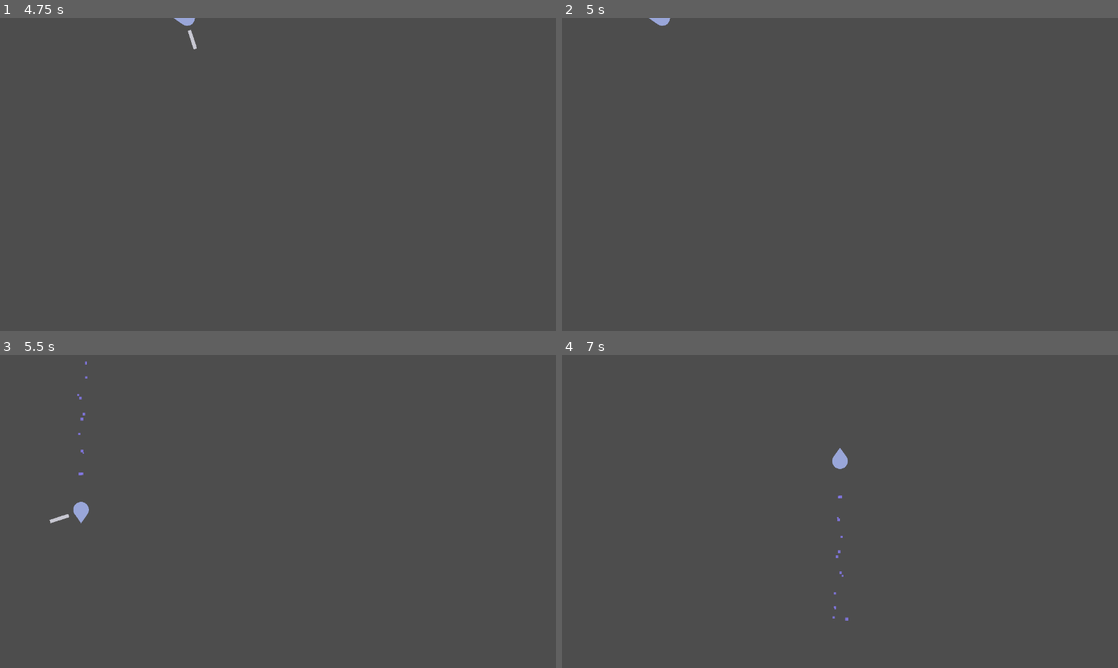
Above: before the commit, frames 1-4 (two rows, left to right).
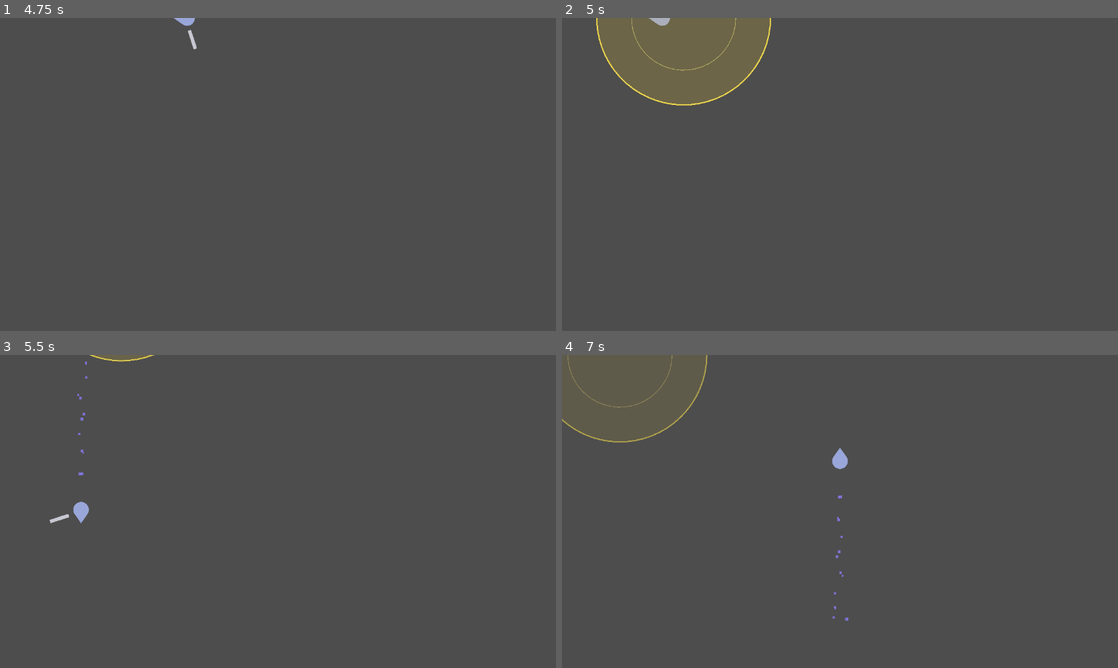
Above: after the commit, the same moments.

Repository: Wowo10/Mobber
Game: Godot game, scene res://scenes/entities/player.tscn
The game is run twice, just before and just after one commit, with the same random seed, the same clock (stepped at 60 frames per second) and the same inputs. This scene is started directly instead of the project's main scene.
Inputs:
- Up to frame 1 (4.75 s): tap Enter at 0.5 s; hold D (move_right) 0.53-1.28 s; tap Space (attack) at 0.6, 1.55, 2.1, 2.75, 3.05, 3.6, 4.55 s; tap Shift (dash) at 0.8, 1.35, 2.3, 2.85, 3.8, 4.35 s; hold S (move_down) 1.28-2.03 s; hold D (move_right) 2.03-2.78 s; hold W (move_up) 2.78-3.53 s; hold A (move_left) from 3.53 s (still down); tap 1 (skill1) at 4.15 s
- Up to frame 2 (5 s): keep holding A (move_left); tap 2 (skill2) at 4.9 s
- Up to frame 3 (5.5 s): release A (move_left) at 5.03 s; hold S (move_down) from 5.03 s (still down); tap Space (attack) at 5.1 s; tap Shift (dash) at 5.3 s
- Up to frame 4 (7 s): release S (move_down) at 5.78 s; hold D (move_right) 5.78-6.53 s; tap Shift (dash) at 5.85, 6.8 s; tap Space (attack) at 6.05, 6.6 s; hold W (move_up) from 6.53 s (still down)

Frame 1 is identical in both runs. In frame 2, 6.9% of the frame differs, in the area x 6-38%, y 0-28%; in frame 3, 0.2%; in frame 4, 0.3%.
Error before the commit: Invalid assignment of property or key 'player_ref' with value of type 'CharacterBody2D (player.gd)' on a base object of type 'Area2D'. (res://scripts/archetype…

Commit message:
prediction

Diff:
--- a/scripts/entities/player.gd
+++ b/scripts/entities/player.gd
@@ -1,6 +1,11 @@
 extends CharacterBody2D
 
 const SPEED = 800.0
+
+# Client-side prediction reconciliation thresholds
+const CORRECTION_THRESHOLD := 4.0    # px — ignore errors smaller than this
+const SNAP_THRESHOLD       := 250.0  # px — teleport instead of lerping (major desync)
+const CORRECTION_SPEED     := 0.25   # fraction of error applied per physics tick
 
 var radius = 20.0
 var color = Color(0.33, 0.29, 0.87)
@@ -35,6 +40,9 @@
 
 var _archetype_handler: ArchetypeBase
 
+# Client-side prediction — pending position correction from server reconciliation
+var _server_correction := Vector2.ZERO
+
 func _ready() -> void:
 	# MultiplayerSpawner doesn't sync authority — derive it from node name "Player_N"
 	var parts := name.split("_")
@@ -47,10 +55,9 @@
 
 	var networked := not (multiplayer.multiplayer_peer is OfflineMultiplayerPeer)
 	if networked:
-		# Server simulates all players; client only renders
-		if not multiplayer.is_server():
+		# Non-authority clients are pure observers — no simulation needed
+		if not multiplayer.is_server() and not is_multiplayer_authority():
 			set_physics_process(false)
-		# Camera follows own player on whichever peer owns it
 		if is_multiplayer_authority():
 			_setup_camera()
 		else:
@@ -100,129 +107,68 @@
 	cam.limit_bottom = int(Constants.WORLD_SIZE_Y)
 	cam.make_current()
 
-# --- Client: input collection and visual prediction ---
+# --- Observer: keep non-authority spinning swords rotating ---
 
 func _process(delta: float) -> void:
 	var networked := not (multiplayer.multiplayer_peer is OfflineMultiplayerPeer)
-
-	# Keep spinning sword rotating for non-authority players we're observing
 	if networked and not multiplayer.is_server() and not is_multiplayer_authority() and spinning:
 		$Sword.rotation += ArchetypeKnight.SPIN_SPEED * delta
 
-	if not networked or not is_multiplayer_authority() or multiplayer.is_server():
-		return
-
-	# Shadow cooldowns — for HUD display and local input gating only
-	if attack_cooldown > 0.0:
-		attack_cooldown -= delta
-	if dash_cooldown > 0.0:
-		dash_cooldown -= delta
-	if skill1_cooldown > 0.0:
-		skill1_cooldown = max(0.0, skill1_cooldown - delta)
-	if skill2_cooldown > 0.0:
-		skill2_cooldown = max(0.0, skill2_cooldown - delta)
-
-	# Dash particle timer (visual only)
-	if _dashing:
-		_dash_timer -= delta
-		if _dash_timer <= 0.0:
-			_dashing = false
-			$DashParticles.emitting = false
-
-	# Spin visual tick
-	if spinning:
-		spin_timer -= delta
-		$Sword.rotation += ArchetypeKnight.SPIN_SPEED * delta
-		if spin_timer <= 0.0:
-			spinning = false
-			$Sword.exit_spin()
-
-	# Collect direction
-	var direction := Vector2.ZERO
-	if Input.is_action_pressed("move_left"):  direction.x -= 1
-	if Input.is_action_pressed("move_right"): direction.x += 1
-	if Input.is_action_pressed("move_up"):    direction.y -= 1
-	if Input.is_action_pressed("move_down"):  direction.y += 1
-	direction = direction.normalized()
-
-	move_direction = direction
-	if direction != Vector2.ZERO:
-		last_facing = direction
-		$Sword.set_facing(last_facing.angle())
-
-	queue_redraw()
-
-	# Send direction to server every frame
-	_rpc_send_direction.rpc_id(1, direction)
-
-	# One-shot actions — sent reliably so they are never dropped
-	var action_mask := 0
-
-	if Input.is_action_just_pressed("attack") and not $Sword.swinging and not spinning:
-		action_mask |= 1
-		$Sword.swing(last_facing.angle())  # visual only; sword.gd guards hit on client
-		attack_cooldown = $Sword.swing_duration
-
-	if Input.is_action_just_pressed("dash") and dash_cooldown <= 0.0:
-		action_mask |= 2
-		dash_cooldown = Constants.PLAYER_DASH_COOLDOWN
-		_dashing = true
-		_dash_timer = Constants.PLAYER_DASH_DURATION
-		$DashParticles.direction = -last_facing
-		$DashParticles.emitting = true
-
-	if Input.is_action_just_pressed("skill1") and skill1_cooldown <= 0.0:
-		action_mask |= 4
-		if archetype == Constants.ARCHETYPE_KNIGHT:
-			skill1_cooldown = skill1_max_cooldown
-			spinning = true
-			spin_timer = ArchetypeKnight.SPIN_DURATION
-			$Sword.enter_spin()
-		else:
-			skill1_cooldown = skill1_max_cooldown
-
-	if Input.is_action_just_pressed("skill2") and skill2_cooldown <= 0.0:
-		action_mask |= 8
-		skill2_cooldown = skill2_max_cooldown
-
-	if action_mask != 0:
-		_rpc_send_action.rpc_id(1, action_mask)
-
-# --- Server: simulation ---
+# --- Simulation ---
 
 func _physics_process(delta: float) -> void:
 	var networked := not (multiplayer.multiplayer_peer is OfflineMultiplayerPeer)
 
-	# Determine input source
 	var direction: Vector2
 	var do_attack: bool
 	var do_dash: bool
 	var do_skill1: bool
 	var do_skill2: bool
 
-	if not networked or is_multiplayer_authority():
-		# Offline or server's own player: read keyboard directly
-		direction = Vector2.ZERO
-		if Input.is_action_pressed("move_left"):  direction.x -= 1
-		if Input.is_action_pressed("move_right"): direction.x += 1
-		if Input.is_action_pressed("move_up"):    direction.y -= 1
-		if Input.is_action_pressed("move_down"):  direction.y += 1
-		direction = direction.normalized()
+	if not networked:
+		# Path A — Offline: read keyboard, full simulation, no RPCs
+		direction = _read_direction()
 		do_attack = Input.is_action_just_pressed("attack") and not $Sword.swinging and not spinning
 		do_dash   = Input.is_action_just_pressed("dash") and dash_cooldown <= 0.0
 		do_skill1 = Input.is_action_just_pressed("skill1") and skill1_cooldown <= 0.0
 		do_skill2 = Input.is_action_just_pressed("skill2") and skill2_cooldown <= 0.0
+
+	elif multiplayer.is_server():
+		# Path B — Server: simulate all players authoritatively
+		if is_multiplayer_authority():
+			direction = _read_direction()
+			do_attack = Input.is_action_just_pressed("attack") and not $Sword.swinging and not spinning
+			do_dash   = Input.is_action_just_pressed("dash") and dash_cooldown <= 0.0
+			do_skill1 = Input.is_action_just_pressed("skill1") and skill1_cooldown <= 0.0
+			do_skill2 = Input.is_action_just_pressed("skill2") and skill2_cooldown <= 0.0
+		else:
+			direction = _received_direction
+			do_attack = _pending_attack and not $Sword.swinging and not spinning
+			do_dash   = _pending_dash and dash_cooldown <= 0.0
+			do_skill1 = _pending_skill1 and skill1_cooldown <= 0.0
+			do_skill2 = _pending_skill2 and skill2_cooldown <= 0.0
+			_pending_attack = false
+			_pending_dash   = false
+			_pending_skill1 = false
+			_pending_skill2 = false
+
 	else:
-		# Server simulating a remote client's player: consume buffered input
-		direction = _received_direction
-		do_attack = _pending_attack and not $Sword.swinging and not spinning
-		do_dash   = _pending_dash and dash_cooldown <= 0.0
-		do_skill1 = _pending_skill1 and skill1_cooldown <= 0.0
-		do_skill2 = _pending_skill2 and skill2_cooldown <= 0.0
-		_pending_attack = false
-		_pending_dash   = false
-		_pending_skill1 = false
-		_pending_skill2 = false
+		# Path C — Client own player: predict locally and send input to server
+		direction = _read_direction()
+		do_attack = Input.is_action_just_pressed("attack") and not $Sword.swinging and not spinning
+		do_dash   = Input.is_action_just_pressed("dash") and dash_cooldown <= 0.0
+		do_skill1 = Input.is_action_just_pressed("skill1") and skill1_cooldown <= 0.0
+		do_skill2 = Input.is_action_just_pressed("skill2") and skill2_cooldown <= 0.0
+		_rpc_send_direction.rpc_id(1, direction)
+		var action_mask := 0
+		if do_attack: action_mask |= 1
+		if do_dash:   action_mask |= 2
+		if do_skill1: action_mask |= 4
+		if do_skill2: action_mask |= 8
+		if action_mask != 0:
+			_rpc_send_action.rpc_id(1, action_mask)
+
+	# --- Common simulation (all paths) ---
 
 	move_direction = direction
 	if move_direction != Vector2.ZERO:
@@ -244,7 +190,7 @@
 		if spin_timer <= 0.0:
 			spinning = false
 			$Sword.exit_spin()
-			if networked:
+			if networked and multiplayer.is_server():
 				_rpc_trigger_spin_stop.rpc()
 
 	# Dash / movement
@@ -254,7 +200,7 @@
 		if _dash_timer <= 0.0:
 			_dashing = false
 			$DashParticles.emitting = false
-			if networked:
+			if networked and multiplayer.is_server():
 				_rpc_set_dash_particles.rpc(Vector2.ZERO, false)
 	else:
 		if dash_cooldown > 0.0:
@@ -266,29 +212,63 @@
 			dash_cooldown = Constants.PLAYER_DASH_COOLDOWN
 			$DashParticles.direction = -last_facing
 			$DashParticles.emitting = true
+			if networked and multiplayer.is_server():
+				_rpc_set_dash_particles.rpc(-last_facing, true)
+
+	move_and_slide()
+
+	# Apply server correction nudge (client prediction only)
+	if networked and not multiplayer.is_server() and _server_correction != Vector2.ZERO:
+		var step := _server_correction * CORRECTION_SPEED
+		position += step
+		_server_correction -= step
+		if _server_correction.length() < 0.5:
+			_server_correction = Vector2.ZERO
+
+	# Mob pushing — server and offline only; client doesn't have authoritative mob physics
+	if not networked or multiplayer.is_server():
+		_push_mobs()
+
+	queue_redraw()
+
+	if not networked or multiplayer.is_server():
+		# Paths A & B: authoritative attack + skill spawning + position broadcast
+		if do_attack:
+			$Sword.swing(last_facing.angle())
+			attack_cooldown = $Sword.swing_duration
 			if networked:
-				_rpc_set_dash_particles.rpc(-last_facing, true)
-
-	move_and_slide()
-	_push_mobs()
-	queue_redraw()
-
-	# Attack
-	if do_attack:
-		$Sword.swing(last_facing.angle())
-		attack_cooldown = $Sword.swing_duration
+				_rpc_trigger_swing.rpc(last_facing.angle())
+		if do_skill1:
+			_use_skill1()
+		if do_skill2:
+			_use_skill2()
 		if networked:
-			_rpc_trigger_swing.rpc(last_facing.angle())
-
-	# Skills
-	if do_skill1:
-		_use_skill1()
-	if do_skill2:
-		_use_skill2()
-
-	# Broadcast authoritative position + facing to all clients
-	if networked:
-		_rpc_sync_pos.rpc(position, last_facing, move_direction)
+			_rpc_sync_pos.rpc(position, last_facing, move_direction)
+	else:
+		# Path C: local visual prediction only — no server-authoritative spawning
+		if do_attack:
+			$Sword.swing(last_facing.angle())
+			attack_cooldown = $Sword.swing_duration
+		if do_skill1:
+			if archetype == Constants.ARCHETYPE_KNIGHT:
+				spinning = true
+				spin_timer = ArchetypeKnight.SPIN_DURATION
+				$Sword.enter_spin()
+				skill1_cooldown = skill1_max_cooldown
+			else:
+				skill1_cooldown = skill1_max_cooldown
+		if do_skill2:
+			skill2_cooldown = skill2_max_cooldown
+
+# --- Input helper ---
+
+func _read_direction() -> Vector2:
+	var d := Vector2.ZERO
+	if Input.is_action_pressed("move_left"):  d.x -= 1
+	if Input.is_action_pressed("move_right"): d.x += 1
+	if Input.is_action_pressed("move_up"):    d.y -= 1
+	if Input.is_action_pressed("move_down"):  d.y += 1
+	return d.normalized()
 
 # --- Input RPCs (client → server) ---
 
@@ -315,14 +295,14 @@
 func _use_skill2() -> void:
 	_archetype_handler.use_skill2()
 
+# --- Upgrade RPCs ---
+
 func apply_upgrades_to_sword() -> void:
 	var dmg_bonus := damage_level * Constants.SHOP_DAMAGE_PER_LEVEL
 	var sz_mult := 1.0 + sword_size_level * Constants.SHOP_SWORD_SIZE_PER_LEVEL
 	var spd_mult := 1.0 - attack_speed_level * Constants.SHOP_ATTACK_SPEED_PER_LEVEL
 	$Sword.apply_upgrades(dmg_bonus, sz_mult, spd_mult)
 
-# --- Upgrade RPCs ---
-
 @rpc("any_peer", "reliable")
 func rpc_apply_speed_level(level: int) -> void:
 	speed_level = level
@@ -342,7 +322,7 @@
 	attack_speed_level = level
 	apply_upgrades_to_sword()
 
-# --- Mob pushing (server only) ---
+# --- Mob pushing (server and offline only) ---
 
 func _push_mobs() -> void:
 	var query := PhysicsShapeQueryParameters2D.new()
@@ -365,7 +345,7 @@
 
 func broadcast_cannonball(pos: Vector2, dir: Vector2, homing: bool) -> void:
 	var networked := not (multiplayer.multiplayer_peer is OfflineMultiplayerPeer)
-	if networked:
+	if networked and multiplayer.is_server():
 		rpc_spawn_cannonball.rpc(pos, dir, homing)
 
 # --- Visual / sync RPCs ---
@@ -406,10 +386,22 @@
 
 @rpc("any_peer", "unreliable_ordered")
 func _rpc_sync_pos(pos: Vector2, facing: Vector2, move_dir: Vector2) -> void:
-	position = pos
-	last_facing = facing
-	move_direction = move_dir
-	$Sword.set_facing(facing.angle())
+	var networked := not (multiplayer.multiplayer_peer is OfflineMultiplayerPeer)
+	if networked and not multiplayer.is_server() and is_multiplayer_authority():
+		# Own player — reconcile predicted position with server's authoritative one
+		var error := pos - position
+		if error.length() > SNAP_THRESHOLD:
+			position = pos
+			_server_correction = Vector2.ZERO
+		elif error.length() > CORRECTION_THRESHOLD:
+			_server_correction = error
+		# Small error: trust local prediction, do nothing
+	else:
+		# Observed player — apply server state directly
+		position = pos
+		last_facing = facing
+		move_direction = move_dir
+		$Sword.set_facing(facing.angle())
 	queue_redraw()
 
 # --- Drawing ---
Not shown, removed: scripts/entities/cannonball.gd.uid
Not shown, removed: scripts/entities/consecration.gd.uid
Not shown, removed: scripts/entities/turret_cannon.gd.uid
